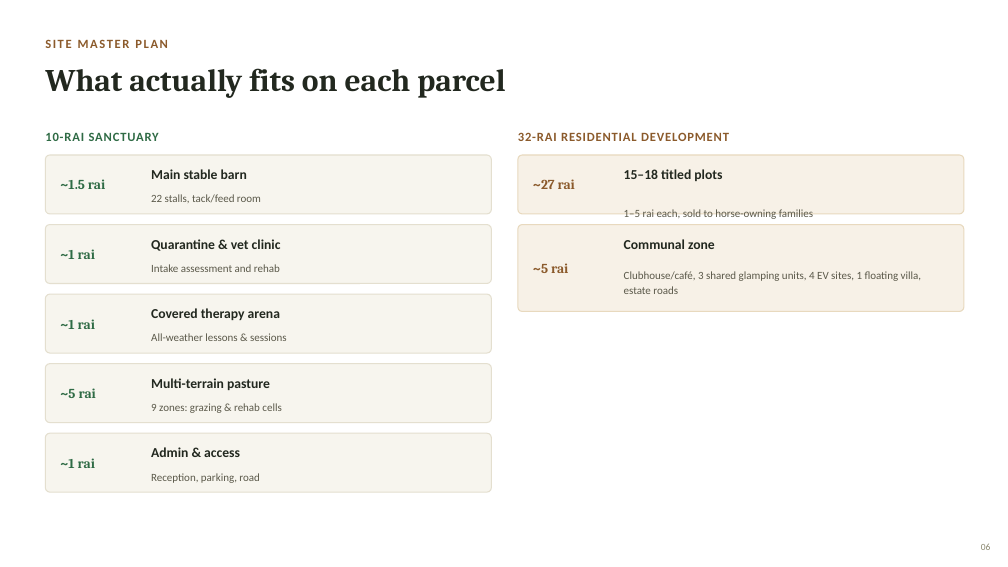
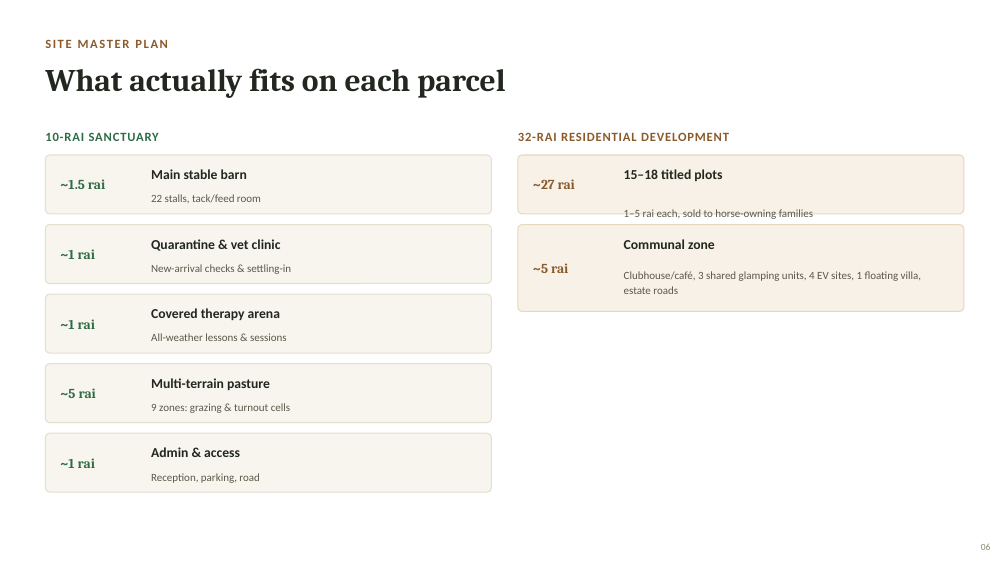
Before and after one commit to apinyacode/FarmDeApp, a slide deck: slide 6 of business-plan/presentation/Angel_Arms_Sanctuary_Plan.pptx. Drawn at 1008x567 pixels with LibreOffice and Linux fonts; fonts in the diff are those of the drawing. Boxes give left, top, right and bottom in pixels: in the first picture for what was removed or moved away, otherwise in the second. Text is boxed around its words. In the diff, an @@ line names an element or a change of style, - is before the commit and + after.

```diff
--- a/business-plan/presentation/Angel_Arms_Sanctuary_Plan.pptx
+++ b/business-plan/presentation/Angel_Arms_Sanctuary_Plan.pptx
@@ text at box(151, 264, 291, 274): text changed @@
-Intake assessment and rehab
+New-arrival checks & settling-in
@@ text at box(151, 403, 290, 413): text changed @@
-9 zones: grazing & rehab cells
+9 zones: grazing & turnout cells
```
Also in this commit, not shown: 11 other slides changed, 1 other file.
